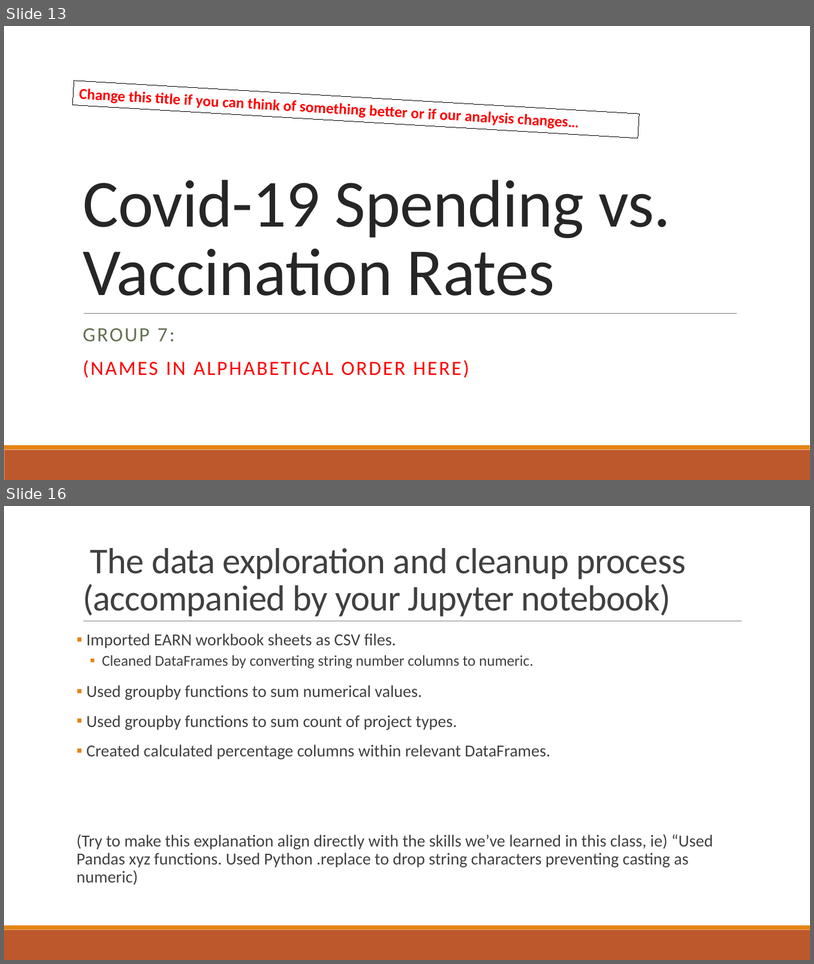
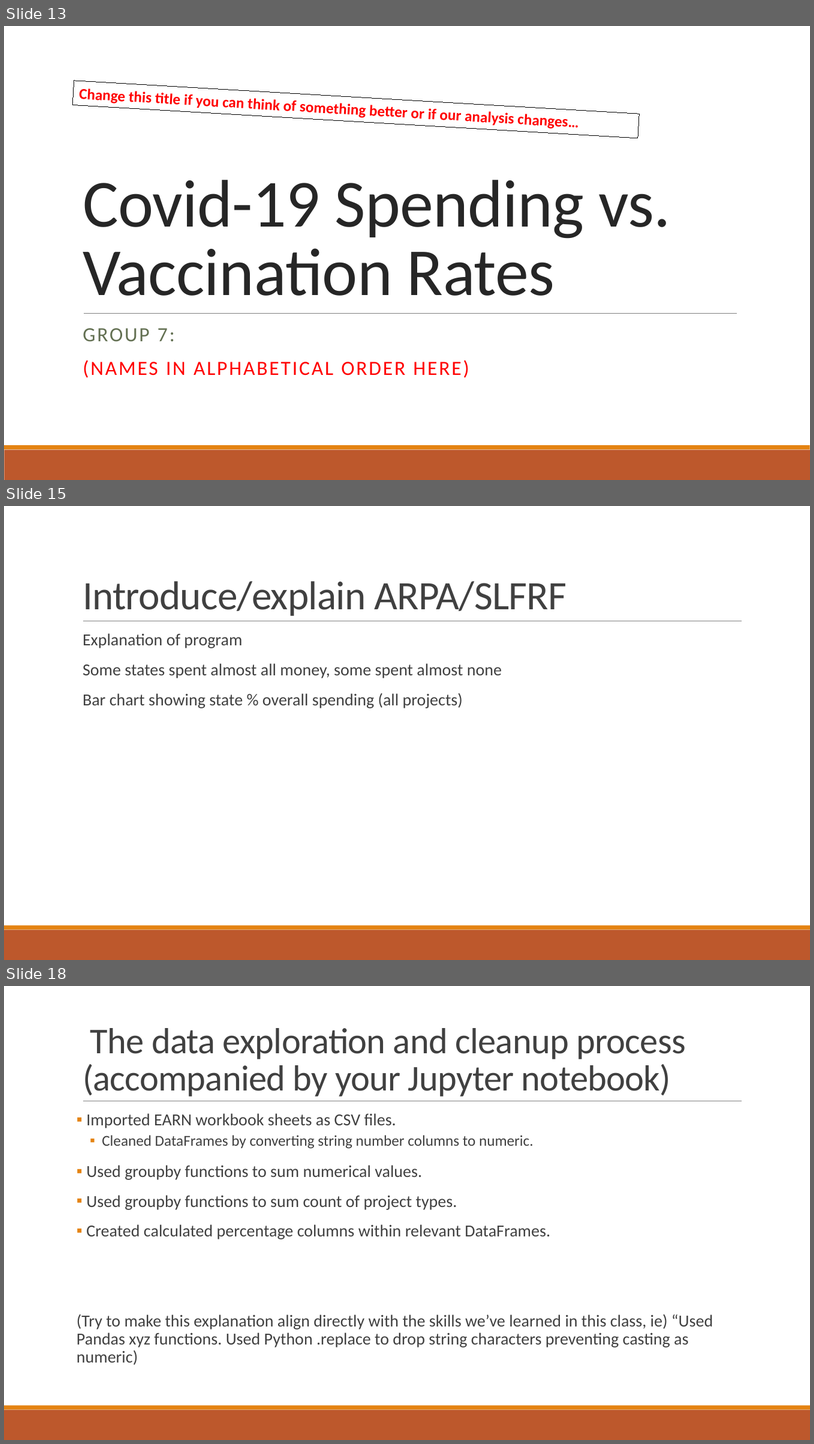
Before and after one commit to Evdawg/Project_1_Covid_Data, a slide deck: Project notes.pptx. Shown one above the other, each under a label of ours: slides 13 and 16 before the commit, slides 13, 15 and 18 after it; the slides between them are not shown. The pictures are 814x964 and 814x1444 pixels, drawn with LibreOffice and Linux fonts; fonts in the diff are those of the drawing. Boxes give left, top, right and bottom in pixels: in the first picture for what was removed or moved away, otherwise in the second. Text is boxed around its words. In the diff, an @@ line names an element or a change of style, - is before the commit and + after.

```diff
--- a/Project notes.pptx
+++ b/Project notes.pptx
@@ slide 15 added at (4,506,810,960), background #FFFFFF; not listed: 3 template elements that a slide beside it also shows @@
@@ title added at (83,581,567,616), 48 pt, text #404040 @@
+Introduce/explain ARPA/SLFRF
@@ text added at (83,633,502,708), 20 pt, text #404040 @@
+  Explanation of program
+  Some states spent almost all money, some spent almost none
+  Bar chart showing state % overall spending (all projects)
@@ what was slide 16 is now slide 18 @@
```
Also in this commit, not shown: 4 slides changed, 1 other slide added.
